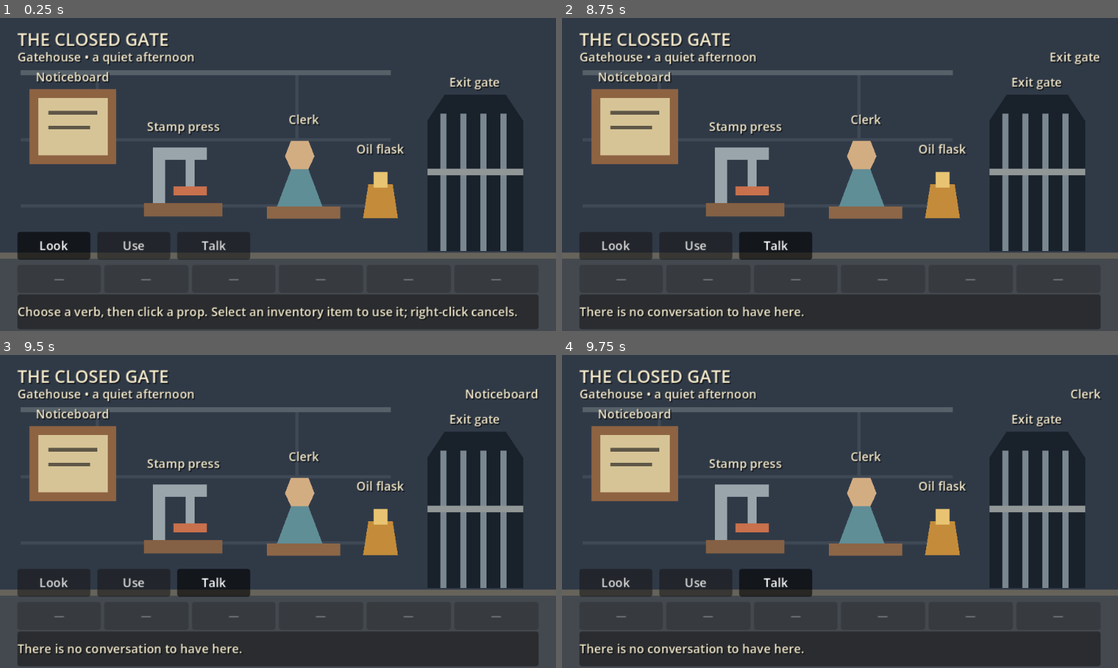
Above: before the commit, frames 1-4 (two rows, left to right).
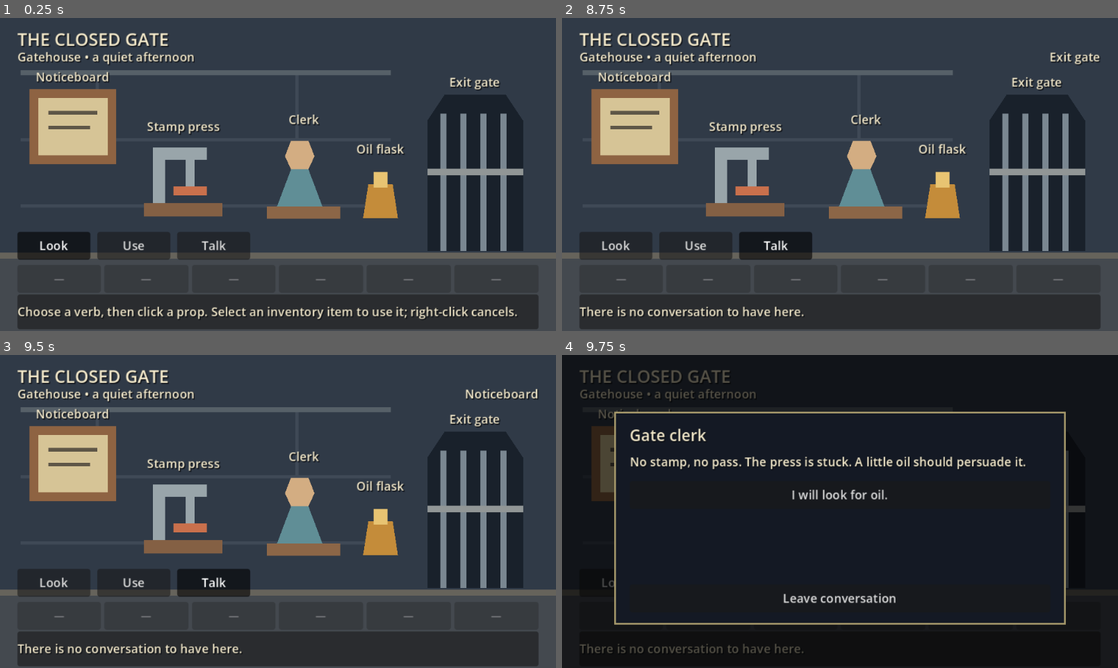
Above: after the commit, the same moments.

Repository: joacod/godot-games
Game: Godot game, scene res://scenes/main.tscn
Two runs of this game, one before a commit and one after it. Both use one fixed random seed, a clock stepped at 60 frames per second and the inputs below.
Inputs (mouse positions are in pixels of both pictures, inside the frame that each line leads up to):
- Up to frame 1 (0.25 s): no input
- Up to frame 2 (8.75 s): click "Look" at 0.5 s; click "Use" at 1.25 s; click "Talk" at 2 s; click "Look" at 2.75 s; click "Use" at 3.5 s; click "Talk" at 4.25 s; click "Look" at 5 s; click "Use" at 5.75 s; click "Talk" at 6.5 s; tap A at 7.25, 8 s; move the mouse to (812, 237) at 7.27 s; press the mouse at (812, 237) at 7.28 s; move the mouse to (1006, 221) at 8.02 s; release the mouse at (1006, 221) at 8.03 s; click (1006, 221) at 8.1 s
- Up to frame 3 (9.5 s): tap Enter at 8.75 s; move the mouse to (111, 464) at 8.77 s; press the mouse at (111, 464) at 8.78 s
- Up to frame 4 (9.75 s): tap Space at 9.5 s; move the mouse to (867, 511) at 9.52 s; release the mouse at (867, 511) at 9.53 s; click (867, 511) at 9.6 s

Frames 1-3 are identical in both runs. In frame 4, 92% of the frame differs, in the area x 0-100%, y 0-100%.

Commit message:
Add point-and-click Step 04 dialogue and puzzle chain

Diff:
--- a/point-and-click/data/puzzle.json
+++ b/point-and-click/data/puzzle.json
@@ -231,6 +231,10 @@
         },
         {
           "type": "finish"
+        },
+        {
+          "type": "show_text",
+          "text": "The stamped pass opens the gate. You may pass through."
         }
       ],
       "failure_text": "The gate has already opened."
--- a/point-and-click/data/theme.tres
+++ b/point-and-click/data/theme.tres
@@ -17,3 +17,4 @@
 metadata/item_prompt = "Use %s with %s"
 metadata/item_target = "…"
 metadata/press_repaired = "Stamp press (repaired)"
+metadata/dialogue_cancel = "Leave conversation"
--- a/point-and-click/scenes/main.tscn
+++ b/point-and-click/scenes/main.tscn
@@ -10,6 +10,9 @@
 [ext_resource type="Script" path="res://scripts/inventory.gd" id="6"]
 [ext_resource type="Script" path="res://scripts/puzzle_state.gd" id="7"]
 [ext_resource type="PackedScene" path="res://scenes/ui/inventory_bar.tscn" id="8"]
+
+[ext_resource type="Script" path="res://scripts/dialogue.gd" id="9"]
+[ext_resource type="PackedScene" path="res://scenes/ui/dialogue_panel.tscn" id="10"]
 
 [node name="Main" type="Node"]
 script = ExtResource("1")
@@ -80,3 +83,9 @@
 
 [node name="InventoryBar" parent="UI/Presentation" instance=ExtResource("8")]
 visible = false
+
+[node name="Dialogue" type="Node" parent="."]
+script = ExtResource("9")
+
+[node name="DialoguePanel" parent="UI/Presentation" instance=ExtResource("10")]
+theme = ExtResource("3")
--- /dev/null
+++ b/point-and-click/scenes/ui/dialogue_panel.tscn
@@ -0,0 +1,78 @@
+[gd_scene load_steps=3 format=3]
+
+[ext_resource type="Script" path="res://scripts/dialogue_ui.gd" id="1"]
+
+[sub_resource type="StyleBoxFlat" id="PanelStyle"]
+bg_color = Color(0.08, 0.1, 0.14, 1)
+border_width_left = 2
+border_width_top = 2
+border_width_right = 2
+border_width_bottom = 2
+border_color = Color(0.65, 0.6, 0.42, 1)
+
+[node name="DialoguePanel" type="Control"]
+visible = false
+layout_mode = 0
+offset_right = 640.0
+offset_bottom = 360.0
+mouse_filter = 0
+script = ExtResource("1")
+
+[node name="Shade" type="ColorRect" parent="."]
+layout_mode = 0
+offset_right = 640.0
+offset_bottom = 360.0
+mouse_filter = 2
+color = Color(0, 0, 0, 0.65)
+
+[node name="Panel" type="PanelContainer" parent="."]
+layout_mode = 0
+offset_left = 60.0
+offset_top = 65.0
+offset_right = 580.0
+offset_bottom = 310.0
+theme_override_styles/panel = SubResource("PanelStyle")
+
+[node name="Margin" type="MarginContainer" parent="Panel"]
+layout_mode = 2
+theme_override_constants/margin_left = 16
+theme_override_constants/margin_top = 12
+theme_override_constants/margin_right = 16
+theme_override_constants/margin_bottom = 12
+
+[node name="Rows" type="VBoxContainer" parent="Panel/Margin"]
+layout_mode = 2
+theme_override_constants/separation = 8
+
+[node name="Speaker" type="Label" parent="Panel/Margin/Rows"]
+layout_mode = 2
+mouse_filter = 2
+theme_override_font_sizes/font_size = 18
+
+[node name="Scroll" type="ScrollContainer" parent="Panel/Margin/Rows"]
+layout_mode = 2
+size_flags_vertical = 3
+horizontal_scroll_mode = 0
+
+[node name="Content" type="VBoxContainer" parent="Panel/Margin/Rows/Scroll"]
+layout_mode = 2
+size_flags_horizontal = 3
+theme_override_constants/separation = 12
+
+[node name="Line" type="Label" parent="Panel/Margin/Rows/Scroll/Content"]
+layout_mode = 2
+mouse_filter = 2
+autowrap_mode = 2
+
+[node name="Choices" type="VBoxContainer" parent="Panel/Margin/Rows/Scroll/Content"]
+layout_mode = 2
+theme_override_constants/separation = 6
+
+[node name="Feedback" type="Label" parent="Panel/Margin/Rows"]
+layout_mode = 2
+mouse_filter = 2
+autowrap_mode = 2
+
+[node name="Cancel" type="Button" parent="Panel/Margin/Rows"]
+custom_minimum_size = Vector2(0, 32)
+layout_mode = 2
--- /dev/null
+++ b/point-and-click/scripts/dialogue.gd
@@ -0,0 +1,73 @@
+extends Node
+
+signal updated
+
+var nodes: Dictionary = {}
+var speakers: Dictionary = {}
+var current_node_id := ""
+var choices: Array = []
+var feedback := ""
+var state: Node
+var interaction: Node
+var failure_responses: Dictionary
+
+
+func configure(content: Dictionary, puzzle_state: Node, controller: Node) -> void:
+	state = puzzle_state
+	interaction = controller
+	failure_responses = content.puzzle.failure_responses
+	for node in content.dialogue.nodes:
+		nodes[node.id] = node
+	for speaker in content.dialogue.speakers:
+		speakers[speaker.id] = speaker.name
+	state.dialogue_requested.connect(open)
+
+
+func open(node_id: String) -> void:
+	feedback = ""
+	current_node_id = node_id
+	interaction.modal_open = true
+	refresh()
+
+
+func refresh() -> void:
+	choices.clear()
+	if not current_node_id.is_empty():
+		for choice in nodes[current_node_id].choices:
+			if state.conditions_met(choice.requires):
+				choices.append(choice)
+	updated.emit()
+
+
+func choose(index: int) -> void:
+	if current_node_id.is_empty() or index < 0 or index >= choices.size():
+		return
+	var choice: Dictionary = choices[index]
+	var result: Dictionary = state.apply({"requires": choice.requires, "effects": choice.effects, "failure_text": failure_responses.use})
+	if result.capacity or not result.text.is_empty():
+		interaction.feedback_changed.emit(failure_responses.capacity if result.capacity else result.text)
+	if not result.ok:
+		feedback = failure_responses.capacity if result.capacity else result.text
+		refresh()
+		return
+	# A start_dialogue effect has already opened its target after the transaction.
+	for effect in choice.effects:
+		if effect.type == "start_dialogue":
+			return
+	if choice.has("next_id"):
+		open(choice.next_id)
+	else:
+		close()
+
+
+func close() -> void:
+	current_node_id = ""
+	choices.clear()
+	interaction.modal_open = false
+	updated.emit()
+
+
+func _input(event: InputEvent) -> void:
+	if not current_node_id.is_empty() and event.is_action_pressed("cancel"):
+		close()
+		get_viewport().set_input_as_handled()
--- /dev/null
+++ b/point-and-click/scripts/dialogue_ui.gd
@@ -0,0 +1,34 @@
+extends Control
+
+var dialogue: Node
+
+
+func configure(controller: Node) -> void:
+	dialogue = controller
+	dialogue.updated.connect(refresh)
+	$Panel/Margin/Rows/Cancel.text = theme.get_meta("dialogue_cancel")
+	$Panel/Margin/Rows/Cancel.pressed.connect(dialogue.close)
+	refresh()
+
+
+func refresh() -> void:
+	visible = not dialogue.current_node_id.is_empty()
+	var list: VBoxContainer = $Panel/Margin/Rows/Scroll/Content/Choices
+	for child in list.get_children():
+		list.remove_child(child)
+		child.queue_free()
+	if not visible:
+		return
+	$Panel/Margin/Rows/Feedback.text = dialogue.feedback
+	$Panel/Margin/Rows/Feedback.visible = not dialogue.feedback.is_empty()
+	var node: Dictionary = dialogue.nodes[dialogue.current_node_id]
+	$Panel/Margin/Rows/Speaker.text = dialogue.speakers[node.speaker_id]
+	$Panel/Margin/Rows/Scroll/Content/Line.text = node.text
+	for index in dialogue.choices.size():
+		var button := Button.new()
+		button.text = dialogue.choices[index].text
+		button.autowrap_mode = TextServer.AUTOWRAP_WORD_SMART
+		button.custom_minimum_size.y = 32
+		button.pressed.connect(dialogue.choose.bind(index))
+		list.add_child(button)
+	$Panel/Margin/Rows/Scroll.scroll_vertical = 0
--- a/point-and-click/scripts/interaction.gd
+++ b/point-and-click/scripts/interaction.gd
@@ -65,7 +65,8 @@
 				failed_text = rule.failure_text
 			continue
 		var result: Dictionary = puzzle_state.apply(rule)
-		feedback_changed.emit(content.puzzle.failure_responses.capacity if result.capacity else result.text)
+		if result.capacity or not result.text.is_empty():
+			feedback_changed.emit(content.puzzle.failure_responses.capacity if result.capacity else result.text)
 		return
 	feedback_changed.emit(failed_text if not failed_text.is_empty() else content.puzzle.failure_responses[selected_verb])
 
--- a/point-and-click/scripts/main.gd
+++ b/point-and-click/scripts/main.gd
@@ -28,6 +28,8 @@
 	$PuzzleState.configure(content.puzzle.initial_flags, $Inventory)
 	$PuzzleState.changed.connect(_refresh_room)
 	$Interaction.configure(content, $Room/Hotspots, $Inventory, $PuzzleState)
+	$Dialogue.configure(content, $PuzzleState, $Interaction)
+	$UI/Presentation/DialoguePanel.configure($Dialogue)
 	$UI/Presentation/InteractionUI.configure($Interaction)
 	$UI/Presentation/InteractionUI.show()
 	$UI/Presentation/InventoryBar.configure($Inventory, $Interaction)
--- a/point-and-click/scripts/puzzle_state.gd
+++ b/point-and-click/scripts/puzzle_state.gd
@@ -1,6 +1,10 @@
 extends Node
 
 signal changed
+signal dialogue_requested(node_id: String)
+signal finished
+
+var completed := false
 
 var flags: Dictionary = {}
 var inventory: Node
@@ -13,7 +17,7 @@
 
 func supports(rule: Dictionary) -> bool:
 	for effect in rule.effects:
-		if effect.type not in ["set_flag", "grant_item", "consume_item", "show_text"]:
+		if effect.type not in ["set_flag", "grant_item", "consume_item", "show_text", "start_dialogue", "finish"]:
 			return false
 	return true
 
@@ -33,6 +37,8 @@
 	var next_flags := flags.duplicate(true)
 	var next_items: Array[String] = inventory.items.duplicate()
 	var lines := PackedStringArray()
+	var dialogue_id := ""
+	var finish_requested := false
 	for effect in rule.effects:
 		match effect.type:
 			"set_flag":
@@ -47,13 +53,23 @@
 				next_items.erase(effect.item_id)
 			"show_text":
 				lines.append(effect.text)
+			"start_dialogue":
+				dialogue_id = effect.node_id
+			"finish":
+				finish_requested = true
 	if not inventory.can_store(next_items):
 		return {"ok": false, "capacity": next_items.size() > inventory.CAPACITY, "text": rule.failure_text}
 	var state_changed: bool = next_flags != flags or next_items != inventory.items
 	# Publish signals only after both stores have committed the complete action.
 	inventory.replace_items(next_items)
 	flags = next_flags
+	var emit_finish := finish_requested and not completed
+	completed = completed or finish_requested
 	if state_changed:
 		inventory.publish_changed()
 		changed.emit()
+	if not dialogue_id.is_empty():
+		dialogue_requested.emit(dialogue_id)
+	if emit_finish:
+		finished.emit()
 	return {"ok": true, "capacity": false, "text": "\n".join(lines)}
--- a/point-and-click/tests/interaction_test.gd
+++ b/point-and-click/tests/interaction_test.gd
@@ -36,7 +36,11 @@
 			interaction.select_verb(verb)
 			var before := messages.size()
 			interaction.dispatch(region.hotspot_id)
-			check.call(messages.size() == before + 1 and not messages.back().is_empty(), "Use/Talk feedback: " + region.hotspot_id)
+			if verb == "talk" and region.hotspot_id == "clerk":
+				check.call(main.get_node("Dialogue").current_node_id == "jammed", "Talk opens authored dialogue")
+				main.get_node("Dialogue").close()
+			else:
+				check.call(messages.size() == before + 1 and not messages.back().is_empty(), "Use/Talk feedback: " + region.hotspot_id)
 	check.call(main.content == unchanged, "All verbs leave content, flags and reward definitions unchanged")
 	check.call(regions.get_child_count() == 5 and main.get_node("Room/Props/oil").visible, "Non-pickup verbs do not hide props")
 	interaction.select_verb("use")
@@ -110,11 +114,11 @@
 	interaction.dispatch("press")
 	check.call(ui.get_node("Verbs/Look").button_pressed and not ui.get_node("Verbs/Use").button_pressed and not ui.get_node("Verbs/Talk").button_pressed, "Only the selected verb remains pressed")
 
-	# Never partially execute a rule containing deferred dialogue effects.
+	# Unsupported effects must still reject the entire action.
 	var effects: Array = main.content.puzzle.rules[0].effects.duplicate(true)
-	main.content.puzzle.rules[0].effects.append({"type": "start_dialogue", "node_id": "jammed"})
+	main.content.puzzle.rules[0].effects.append({"type": "unsupported_fixture"})
 	interaction.dispatch("oil")
-	check.call(messages.back() == main.content.puzzle.failure_responses.look and not main.content.puzzle.initial_flags.oil_taken, "Deferred mixed effects are skipped entirely")
+	check.call(messages.back() == main.content.puzzle.failure_responses.look and not main.content.puzzle.initial_flags.oil_taken, "Unsupported mixed effects are skipped entirely")
 	main.content.puzzle.rules[0].effects = effects
 	main.content.puzzle.rules[0].requires = [{"flag": "oil_taken", "value": false}]
 	interaction.dispatch("oil")
--- a/point-and-click/tests/inventory_actions_test.gd
+++ b/point-and-click/tests/inventory_actions_test.gd
@@ -101,8 +101,8 @@
 	check.call(not state.apply(bad).ok and inventory.items == ["oil"] and not state.flags.press_repaired and observations.is_empty(), "Late failed effect rolls back entire action with no signals")
 	var duplicate := {"requires": [], "failure_text": "Duplicate", "effects": [{"type": "grant_item", "item_id": "oil"}, {"type": "set_flag", "flag_id": "pass_granted", "value": true}]}
 	check.call(not state.apply(duplicate).ok and not state.flags.pass_granted and inventory.items == ["oil"], "Duplicate grant cannot commit reward flag")
-	var deferred := {"requires": [], "failure_text": "Deferred", "effects": [{"type": "consume_item", "item_id": "oil"}, {"type": "finish"}]}
-	check.call(not state.apply(deferred).ok and inventory.items == ["oil"], "Deferred completion cannot partially consume")
+	var deferred := {"requires": [], "failure_text": "Deferred", "effects": [{"type": "consume_item", "item_id": "oil"}, {"type": "unsupported_fixture"}]}
+	check.call(not state.apply(deferred).ok and inventory.items == ["oil"], "Unsupported effect cannot partially consume")
 	await inputs.click(tree, press.get_global_transform_with_canvas() * Vector2(30, 30))
 	check.call(state.flags.press_repaired and inventory.items.is_empty() and interaction.selected_item.is_empty(), "Mouse repair consumes once and clears selection")
 	check.call(observations == [true], "State observers see complete transaction exactly once")
@@ -112,7 +112,8 @@
 	check.call(not state.apply(main.content.puzzle.rules[6]).ok and observations == [true], "Repeated repair rejected without further state change")
 	interaction.select_verb("talk")
 	interaction.dispatch("clerk")
-	check.call(not state.flags.pass_granted and not state.flags.complete and inventory.items.is_empty(), "Dialogue and completion remain deferred")
+	check.call(not state.flags.pass_granted and not state.flags.complete and inventory.items.is_empty(), "Opening dialogue alone does not grant pass or complete")
+	main.get_node("Dialogue").close()
 	check.call(main.content == content_before, "Actions never mutate content definitions")
 	await capture.call("press-repaired")
 	main.queue_free()
--- /dev/null
+++ b/point-and-click/tests/puzzle_chain_test.gd
@@ -0,0 +1,144 @@
+extends RefCounted
+
+const MainScene := preload("res://scenes/main.tscn")
+const InputChecks := preload("res://tests/interaction_test.gd")
+
+
+func run(tree: SceneTree, check: Callable, capture: Callable) -> void:
+	var main := MainScene.instantiate()
+	tree.root.add_child(main)
+	await tree.process_frame
+	var state: Node = main.get_node("PuzzleState")
+	var inventory: Node = main.get_node("Inventory")
+	var interaction: Node = main.get_node("Interaction")
+	var dialogue: Node = main.get_node("Dialogue")
+	var panel: Control = main.get_node("UI/Presentation/DialoguePanel")
+	var list: VBoxContainer = panel.get_node("Panel/Margin/Rows/Scroll/Content/Choices")
+	var inputs := InputChecks.new()
+	var completions: Array[bool] = []
+	var starts: Array[String] = []
+	state.finished.connect(func(): completions.append(state.flags.complete and state.completed and "pass" in inventory.items))
+	state.dialogue_requested.connect(func(id: String): starts.append(id))
+	var original: Dictionary = main.content.duplicate(true)
+	interaction.select_verb("use")
+	interaction.dispatch("gate")
+	check.call(not state.flags.complete and inventory.items.is_empty(), "Early gate leaves route available")
+	interaction.select_verb("talk")
+	interaction.dispatch("clerk")
+	check.call(dialogue.current_node_id == "jammed" and panel.visible and interaction.modal_open, "Early Talk opens modal clue")
+	check.call(panel.get_node("Panel/Margin/Rows/Speaker").text == "Gate clerk", "JSON speaker displayed")
+	check.call(panel.get_node("Panel/Margin/Rows/Scroll/Content/Line").text == original.dialogue.nodes[0].text, "JSON line displayed")
+	check.call(list.get_child_count() == 1 and list.get_child(0).text == original.dialogue.nodes[0].choices[0].text, "JSON choice displayed")
+	await capture.call("dialogue-jammed")
+	interaction.select_verb("use")
+	interaction.dispatch("oil")
+	check.call(interaction.selected_verb == "talk" and not state.flags.oil_taken, "Modal rejects verbs and dispatch")
+	var oil: Node2D = main.get_node("Room/Hotspots/oil")
+	await inputs.click(tree, oil.get_global_transform_with_canvas() * Vector2(20, 20))
+	check.call(not state.flags.oil_taken and dialogue.current_node_id == "jammed", "Modal backdrop consumes room click")
+	# Move oil beneath a choice: accepting the clue cannot pick it up.
+	var old_position := oil.position
+	var button: Button = list.get_child(0)
+	await tree.process_frame
+	var choice_point: Vector2 = button.get_global_transform_with_canvas() * (button.size / 2)
+	oil.position = choice_point - Vector2(20, 20)
+	await inputs.click(tree, choice_point)
+	check.call(dialogue.current_node_id.is_empty() and not panel.visible and not interaction.modal_open, "Explicit choice closes dialogue")
+	check.call(not state.flags.oil_taken, "Choice click cannot activate underlying pickup")
+	oil.position = old_position
+	interaction.dispatch("clerk")
+	for key in [MOUSE_BUTTON_RIGHT, KEY_ESCAPE]:
+		var event: InputEvent
+		if key == MOUSE_BUTTON_RIGHT:
+			event = InputEventMouseButton.new()
+			event.button_index = key
+		else:
+			event = InputEventKey.new()
+			event.physical_keycode = key
+		event.pressed = true
+		tree.root.push_input(event, true)
+		event = event.duplicate()
+		event.pressed = false
+		tree.root.push_input(event, true)
+		await tree.process_frame
+		check.call(not interaction.modal_open and not state.flags.pass_granted, "Cancel exits without reward: " + str(key))
+		interaction.dispatch("clerk")
+	await inputs.click(tree, panel.get_node("Panel/Margin/Rows/Cancel").get_global_transform_with_canvas() * (panel.get_node("Panel/Margin/Rows/Cancel").size / 2))
+	check.call(not interaction.modal_open, "Visible cancel button closes dialogue")
+	interaction.select_verb("use")
+	interaction.dispatch("oil")
+	interaction.select_item("oil")
+	interaction.dispatch("gate")
+	check.call(inventory.items == ["oil"] and not state.flags.complete, "Wrong item on gate preserves oil")
+	interaction.dispatch("clerk")
+	check.call(inventory.items == ["oil"] and not state.flags.pass_granted, "Oil on clerk preserves progress")
+	interaction.dispatch("press")
+	check.call(state.flags.press_repaired and inventory.items.is_empty(), "Repair consumes oil")
+	interaction.select_verb("talk")
+	interaction.dispatch("clerk")
+	check.call(dialogue.current_node_id == "repaired" and dialogue.choices.size() == 2, "Repair selects request dialogue")
+	await capture.call("dialogue-repaired")
+	# A failed reward must leave the conversation available for retry.
+	var full: Array[String] = []
+	for index in 6:
+		var id := "capacity_" + str(index)
+		inventory.definitions[id] = {"name": "Fixture", "description": "Capacity"}
+		full.append(id)
+	inventory.replace_items(full)
+	inventory.publish_changed()
+	dialogue.choose(0)
+	check.call(inventory.items == full and not state.flags.pass_granted, "Capacity failure leaves item and flag uncommitted")
+	check.call(dialogue.current_node_id == "repaired" and dialogue.choices.size() == 2, "Capacity failure preserves retry choice")
+	check.call(panel.get_node("Panel/Margin/Rows/Feedback").text == original.puzzle.failure_responses.capacity, "Capacity feedback visible inside modal")
+	await capture.call("dialogue-capacity")
+	var empty: Array[String] = []
+	inventory.replace_items(empty)
+	inventory.publish_changed()
+	await tree.process_frame
+	button = list.get_child(0)
+	await inputs.click(tree, button.get_global_transform_with_canvas() * (button.size / 2))
+	check.call(inventory.items == ["pass"] and state.flags.pass_granted, "GUI request grants one pass after retry")
+	check.call(dialogue.current_node_id == "issued" and interaction.modal_open, "Successful request follows next node")
+	await capture.call("dialogue-issued")
+	dialogue.choose(0)
+	check.call(not interaction.modal_open, "Thank-you ends conversation")
+	interaction.dispatch("clerk")
+	check.call(dialogue.current_node_id == "issued" and inventory.items == ["pass"], "Repeated Talk chooses issued dialogue without duplicate")
+	dialogue.close()
+	# Choice conditions are rechecked at commit, including stale rendered choices.
+	dialogue.open("repaired")
+	check.call(dialogue.choices.size() == 1 and dialogue.choices[0].text == "Not yet.", "Reward choice filtered after grant")
+	dialogue.close()
+	state.flags.pass_granted = false
+	dialogue.open("repaired")
+	state.flags.pass_granted = true
+	dialogue.choose(0)
+	check.call(inventory.items == ["pass"] and dialogue.current_node_id == "repaired" and dialogue.choices.size() == 1, "Stale choice cannot duplicate reward")
+	dialogue.close()
+	# All three text fields can be reskinned without mechanics changes.
+	dialogue.speakers.clerk = "Fixture clerk"
+	dialogue.nodes.jammed.text = "Fixture oil clue"
+	dialogue.nodes.jammed.choices[0].text = "Fixture choice"
+	dialogue.open("jammed")
+	check.call(panel.get_node("Panel/Margin/Rows/Speaker").text == "Fixture clerk" and panel.get_node("Panel/Margin/Rows/Scroll/Content/Line").text == "Fixture oil clue" and list.get_child(0).text == "Fixture choice", "Replacement JSON text renders in speaker, line and choice")
+	dialogue.speakers.clerk = "Gate clerk"
+	dialogue.nodes.jammed.text = original.dialogue.nodes[0].text
+	dialogue.nodes.jammed.choices[0].text = original.dialogue.nodes[0].choices[0].text
+	dialogue.close()
+	# Side effects cannot escape a failed transaction.
+	var failed := {"requires": [], "failure_text": "Fixture failure", "effects": [{"type": "start_dialogue", "node_id": "jammed"}, {"type": "finish"}, {"type": "consume_item", "item_id": "oil"}]}
+	var before := starts.size()
+	check.call(not state.apply(failed).ok and starts.size() == before and completions.is_empty() and not state.completed, "Late failure emits no dialogue or completion")
+	interaction.select_item("pass")
+	var gate: Node2D = main.get_node("Room/Hotspots/gate")
+	await inputs.click(tree, gate.get_global_transform_with_canvas() * Vector2(20, 20))
+	check.call(state.flags.complete and state.completed and completions == [true], "Pass on gate emits completion after committed state")
+	check.call("opens the gate" in main.get_node("UI/Presentation/InteractionUI/Description/Text").text, "Completion feedback is authored data")
+	interaction.dispatch("gate")
+	check.call(completions == [true] and inventory.items == ["pass"], "Repeated gate cannot complete twice or lose pass")
+	state.apply({"requires": [], "effects": [{"type": "finish"}], "failure_text": "Fixture"})
+	check.call(completions == [true], "Finish effect itself emits once")
+	check.call(main.content == original, "Full puzzle chain preserves loaded content")
+	await capture.call("puzzle-complete")
+	main.queue_free()
+	await tree.process_frame
--- a/point-and-click/tests/run_tests.gd
+++ b/point-and-click/tests/run_tests.gd
@@ -161,5 +161,6 @@
 	reordered_main.queue_free()
 	await process_frame
 	await preload("res://tests/inventory_actions_test.gd").new().run(self, check, capture)
-	print("Foundation + interaction + inventory checks: %d passed, %d failed" % [checks - failures, failures])
+	await preload("res://tests/puzzle_chain_test.gd").new().run(self, check, capture)
+	print("Foundation + interaction + inventory + puzzle checks: %d passed, %d failed" % [checks - failures, failures])
 	quit(1 if failures else 0)
Not shown: 1 places in point-and-click/scenes/main.tscn that only renumber resources
Not shown, added: point-and-click/scripts/dialogue.gd.uid
Not shown, added: point-and-click/scripts/dialogue_ui.gd.uid
Not shown, added: point-and-click/tests/puzzle_chain_test.gd.uid
Not shown, changed: openspec/changes/add-point-and-click/tasks.md
Not shown, changed: point-and-click/README.md
Not shown, changed: point-and-click/docs/ACCEPTANCE.md
Not shown, changed: point-and-click/docs/DESIGN.md
Not shown, changed: point-and-click/docs/STEPS.md
